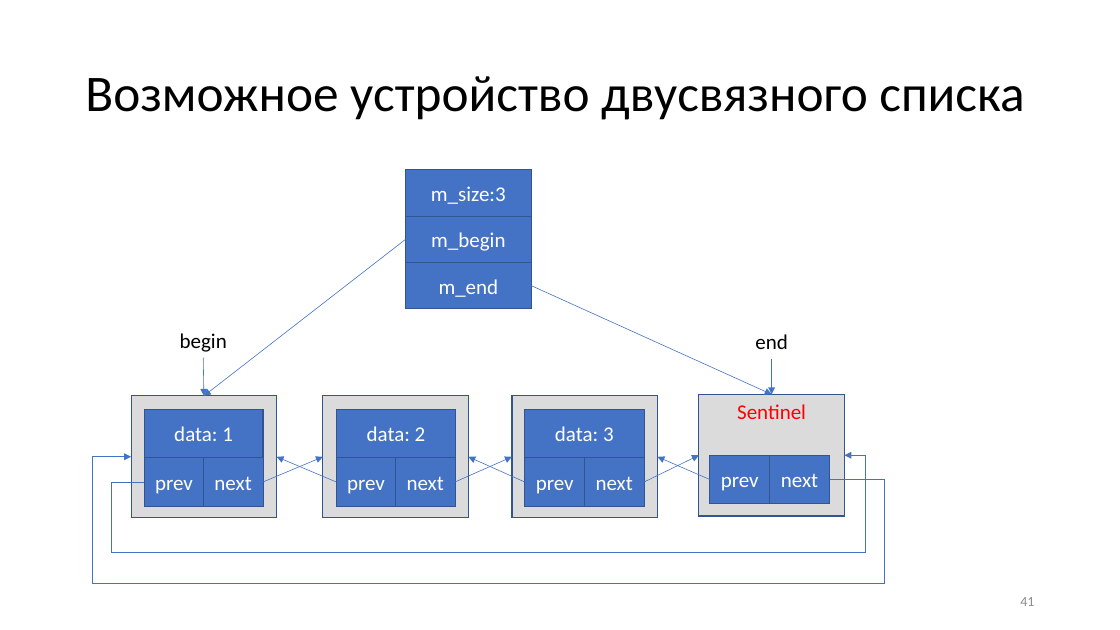
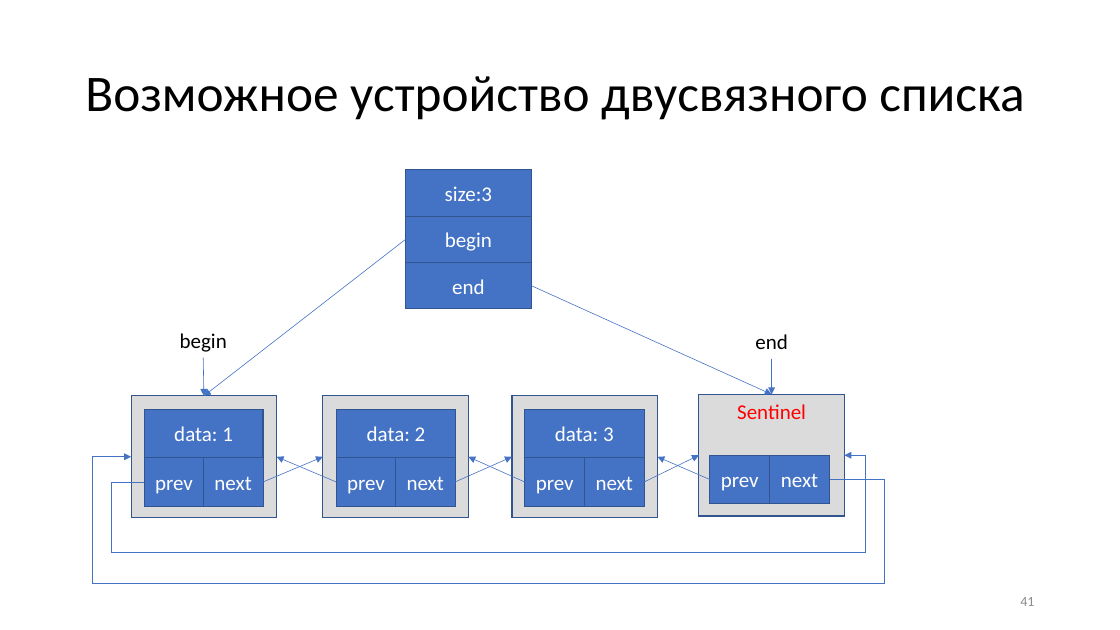
Before and after one commit to alexey-malov/oop, a slide deck: slide 41 of lectures/01/Стандартная библиотека.pptx. Drawn at 1120x630 pixels with LibreOffice and Linux fonts; fonts in the diff are those of the drawing. Boxes give left, top, right and bottom in pixels: in the first picture for what was removed or moved away, otherwise in the second. Text is boxed around its words. In the diff, an @@ line names an element or a change of style, - is before the commit and + after.

```diff
--- a/lectures/01/Стандартная библиотека.pptx
+++ b/lectures/01/Стандартная библиотека.pptx
@@ text in rectangle at <box>445,186,493,201</box>: text changed @@
-m_size:3
+size:3
@@ text in rectangle at <box>445,232,492,251</box>: text changed @@
-m_begin
+begin
@@ text in rectangle at <box>452,279,484,294</box>: text changed @@
-m_end
+end
```
Also in this commit, not shown: 6 other slides changed, 12 slides added, 6 slides removed.
